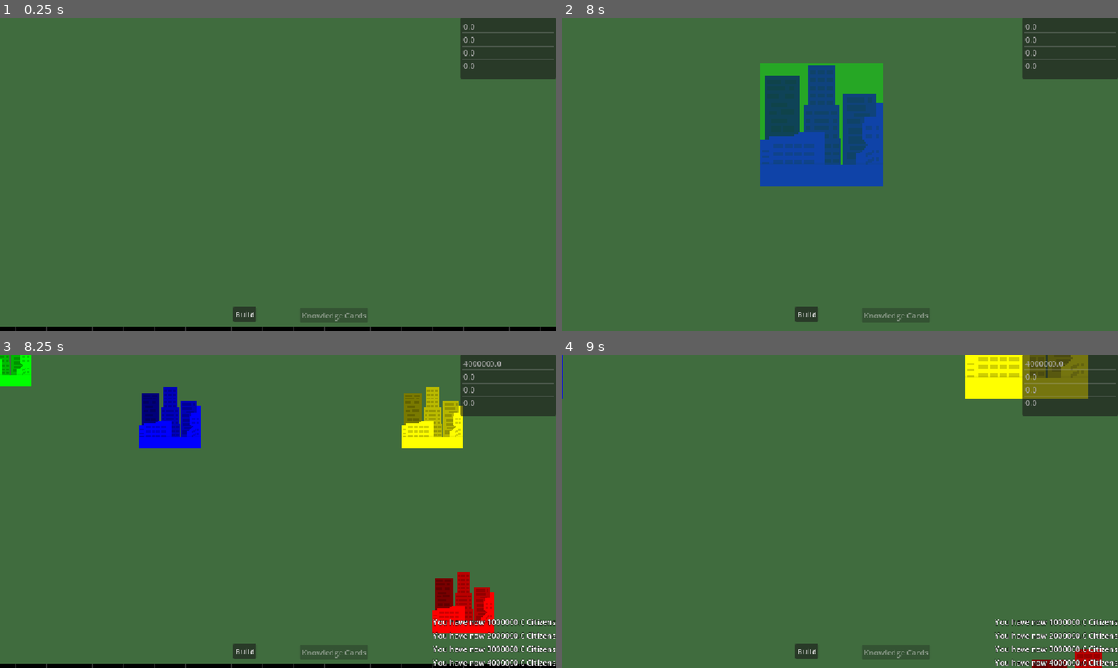
Above: before the commit, frames 1-4 (two rows, left to right).
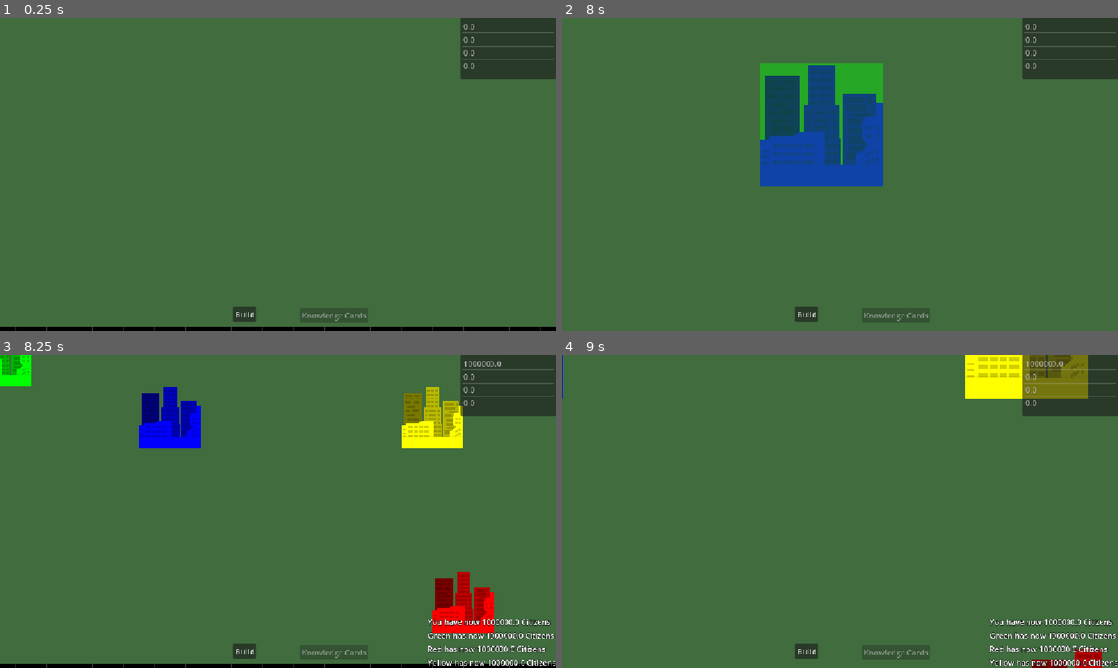
Above: after the commit, the same moments.

Repository: CarlinoCalogero/architect-of-intelligence-board-game
Game: Godot game, scene res://levels/board.tscn
The game is run twice, just before and just after one commit, with the same random seed, the same clock (stepped at 60 frames per second) and the same inputs.
Inputs (mouse positions are in pixels of both pictures, inside the frame that each line leads up to):
- Up to frame 1 (0.25 s): no input
- Up to frame 2 (8 s): click "Build" at 0.5 s; click "Build" at 1.25 s; click "Build" at 2 s; tap Enter at 2.75, 4.25, 5.75 s; move the mouse to (962, 158) at 2.77 s; press the mouse at (962, 158) at 2.78 s; tap Space at 3.5, 5, 6.5 s; move the mouse to (728, 190) at 3.52 s; release the mouse at (728, 190) at 3.53 s; tap Mouse wheel down (scroll_down) at 3.6 s; click (728, 190) at 3.67 s; move the mouse to (895, 105) at 4.27 s; hold Mouse wheel up (scroll_up) 4.28-5.03 s; click (895, 105) at 4.42 s; move the mouse to (812, 237) at 5.02 s; click (812, 237) at 5.1 s; move the mouse to (1006, 221) at 5.77 s; hold Mouse wheel down (scroll_down) 5.78-6.53 s; click (1006, 221) at 5.92 s; move the mouse to (673, 127) at 6.52 s; tap Mouse wheel up (scroll_up) at 6.6 s; click (673, 127) at 6.67 s; move the mouse to (867, 174) at 7.27 s; press the mouse at (867, 174) at 7.28 s
- Up to frame 3 (8.25 s): move the mouse to (194, 433) at 8.02 s; release the mouse at (194, 433) at 8.03 s; tap Mouse wheel down (scroll_down) at 8.1 s; click (194, 433) at 8.17 s
- Up to frame 4 (9 s): move the mouse to (962, 495) at 8.77 s; hold Mouse wheel up (scroll_up) from 8.78 s (still down); click (962, 495) at 8.92 s

Frames 1-2 are identical in both runs. In frame 3, 1.2% of the frame differs, in the area x 76-100%, y 2-100%; in frame 4, 1.2%.

Commit message:
fixed bug about computing next player

Diff:
--- a/definitions/structure_resources/city.tres
+++ b/definitions/structure_resources/city.tres
@@ -24,7 +24,7 @@
 [sub_resource type="Resource" id="Resource_i0ob3"]
 script = ExtResource("1_m5fsk")
 resource_type = ExtResource("4_lodwt")
-amount = 300.0
+amount = 3000000000.0
 metadata/_custom_type_script = "uid://wmvrr6eojje1"
 
 [sub_resource type="Resource" id="Resource_tgxwc"]
@@ -36,7 +36,7 @@
 [sub_resource type="Resource" id="Resource_xgv4e"]
 script = ExtResource("7_rju2x")
 resource_type = ExtResource("4_lodwt")
-base_value = 150.0
+base_value = 150000000.0
 number_of_dice_to_roll = 1
 multiplier_value = 10000000.0
 metadata/_custom_type_script = "uid://ck6fuemortsgr"
--- a/definitions/structure_resources/power_plant.tres
+++ b/definitions/structure_resources/power_plant.tres
@@ -2,9 +2,16 @@
 
 [ext_resource type="Script" uid="uid://wmvrr6eojje1" path="res://domain/transaction.gd" id="1_4u74s"]
 [ext_resource type="Script" uid="uid://dsgv5s4ki0om6" path="res://domain/structure_resource.gd" id="2_malce"]
+[ext_resource type="Resource" uid="uid://ctlp3vehg5fod" path="res://definitions/game_resources/money.tres" id="2_mekxv"]
 [ext_resource type="Texture2D" uid="uid://bd8yqo1b7b5v8" path="res://sprites/meeples/power_plant.png" id="3_malce"]
 [ext_resource type="Script" uid="uid://ck6fuemortsgr" path="res://domain/game_resource_formula.gd" id="3_u7imr"]
 [ext_resource type="Resource" uid="uid://bs6f20tn7noet" path="res://definitions/game_resources/electricity.tres" id="4_mekxv"]
+
+[sub_resource type="Resource" id="Resource_kqqh7"]
+script = ExtResource("1_4u74s")
+resource_type = ExtResource("2_mekxv")
+amount = 500000000.0
+metadata/_custom_type_script = "uid://wmvrr6eojje1"
 
 [sub_resource type="Resource" id="Resource_haj1j"]
 script = ExtResource("3_u7imr")
@@ -25,6 +32,7 @@
 script = ExtResource("2_malce")
 name = "Power Plant"
 texture = ExtResource("3_malce")
+building_cost = Array[ExtResource("1_4u74s")]([SubResource("Resource_kqqh7")])
 setup_phase_production = Array[ExtResource("3_u7imr")]([SubResource("Resource_haj1j")])
 turn_production = Array[ExtResource("3_u7imr")]([SubResource("Resource_u7imr")])
 metadata/_custom_type_script = "uid://dsgv5s4ki0om6"
--- a/definitions/structure_resources/water_treatment_plant.tres
+++ b/definitions/structure_resources/water_treatment_plant.tres
@@ -2,9 +2,16 @@
 
 [ext_resource type="Script" uid="uid://wmvrr6eojje1" path="res://domain/transaction.gd" id="1_cdu10"]
 [ext_resource type="Script" uid="uid://dsgv5s4ki0om6" path="res://domain/structure_resource.gd" id="2_c1d7v"]
+[ext_resource type="Resource" uid="uid://ctlp3vehg5fod" path="res://definitions/game_resources/money.tres" id="2_cwgep"]
 [ext_resource type="Texture2D" uid="uid://bq2j3701eyief" path="res://sprites/meeples/water_treatment_plant.png" id="3_c1d7v"]
 [ext_resource type="Script" uid="uid://ck6fuemortsgr" path="res://domain/game_resource_formula.gd" id="3_vnnqg"]
 [ext_resource type="Resource" uid="uid://drmgrhk03ik75" path="res://definitions/game_resources/water.tres" id="4_cwgep"]
+
+[sub_resource type="Resource" id="Resource_k4w7a"]
+script = ExtResource("1_cdu10")
+resource_type = ExtResource("2_cwgep")
+amount = 200000000.0
+metadata/_custom_type_script = "uid://wmvrr6eojje1"
 
 [sub_resource type="Resource" id="Resource_xc5uj"]
 script = ExtResource("3_vnnqg")
@@ -25,6 +32,7 @@
 script = ExtResource("2_c1d7v")
 name = "Water Treatment Plant"
 texture = ExtResource("3_c1d7v")
+building_cost = Array[ExtResource("1_cdu10")]([SubResource("Resource_k4w7a")])
 setup_phase_production = Array[ExtResource("3_vnnqg")]([SubResource("Resource_xc5uj")])
 turn_production = Array[ExtResource("3_vnnqg")]([SubResource("Resource_vnnqg")])
 metadata/_custom_type_script = "uid://dsgv5s4ki0om6"
--- a/managers/game_manager.gd
+++ b/managers/game_manager.gd
@@ -180,6 +180,9 @@
 
 func _setup_turn_phase():
 
+	cpu_player_wait_timer.start()
+	await cpu_player_wait_timer.timeout
+
 	_compute_next_player_index()
 
 	match current_setup_turn_phase_subphases:
@@ -319,7 +322,7 @@
 func _on_current_game_resource_changed(game_resource: GameResource, new_value: float):
 	emit_signal("game_resource_changed", game_resource, new_value)
 	var player_text: String = "You have"
-	if local_player_index != current_player_index:
+	if not is_local_player_playing():
 		var player_color: PlayerColorResource = game_state_manager.get_player_color(current_player_index)
 		player_text = str(player_color.name) + " has"
 	var unit_of_measurement: String = str(game_resource.unit_of_measurement)
